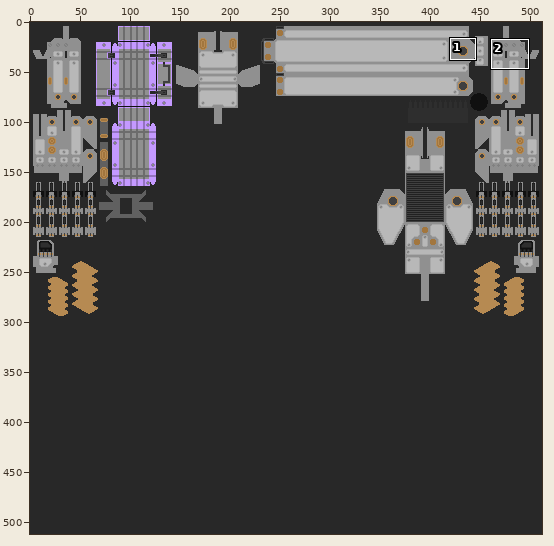
Pixel-art file, stored at exegesis_vrc_avatars/Assets/_exegesis/ncho/ncho_tex/ncho_props/ncho_props.aseprite. Above: a wide view before the commit, with the close-up outlined.
Close-up. First the earlier version:
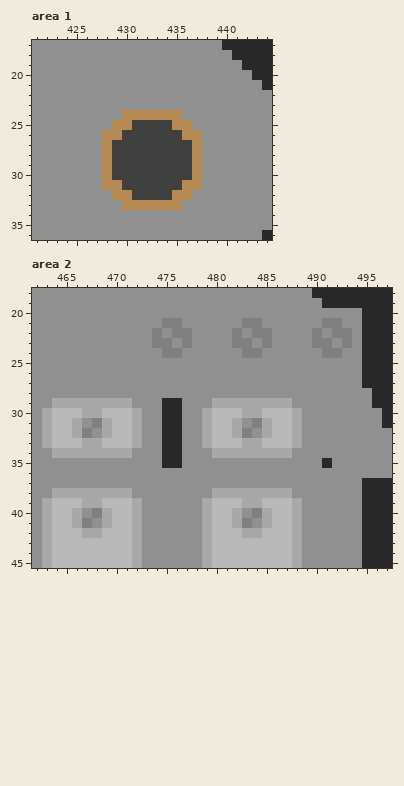
512x512 pixels, 1 frame. Colours within 5 levels of each other are drawn and written as one. Shown: area 1: x 421..444, y 17..36; area 2: x 462..497, y 18..45. The commit also changed other parts of the picture, which this record leaves out.
Now the later version:
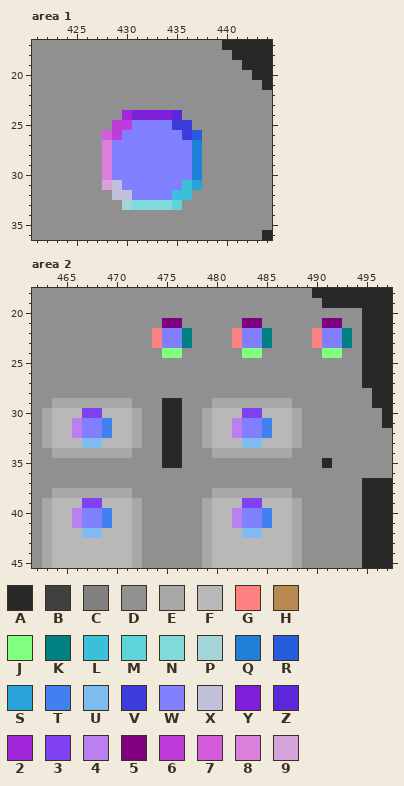
Palette (. is transparent): A #282828  B #404040  C #808080  D #909090  E #a8a8a8  F #b8b8b8  G #ff8080  H #b68a52  J #80ff80  K #008080  L #3cc0da  M #5cd4da  N #80dada  P #a3d4da  Q #1f80da  R #275cda  S #27a3da  T #4280f1  U #7fbaf1  V #3c3cda  W #8080ff  X #c0c0da  Y #801fda  Z #5c27da  2 #a327da  3 #8042f1  4 #ba7ff1  5 #800080  6 #c03cda  7 #d35cda  8 #da80da  9 #d4a3da
Edits made:
layer "normal/arm_pack_normal/fasteners_normal" now shown
layer "normal/arm_pack_normal/cone_normal" now shown
layer "normal/manuver_pack_normal/joints_normal" now shown
Area 1, layer "normal/manuver_pack_normal/joints_normal":
Colour 2 replaces colour H in row 24 at x 430.
Colour 6 replaces colour H in row 25 at x 429 to 430; in row 26 at x 429.
Colour 7 replaces colour H in row 26 at x 428.
Colour 8 replaces colour H in rows 27 to 30 at x 428.
Colour 9 replaces colour H in row 31 at x 428.
Colour L replaces colour H in row 31 at x 436; in row 32 at x 435 to 436.
Colour M replaces colour H in row 33 at x 435.
Colour N replaces colour H in row 33 at x 431 to 434.
Colour P replaces colour H in row 33 at x 430.
Colour Q replaces colour H in rows 27 to 30 at x 437.
Colour R replaces colour H in row 26 at x 437.
Colour S replaces colour H in row 31 at x 437.
Colour V replaces colour H in row 25 at x 435 to 436; in row 26 at x 436.
Colour W replaces colour B in row 25 at x 431 to 434; in row 26 at x 430 to 435; in rows 27 to 30 at x 429 to 436; in row 31 at x 430 to 435; in row 32 at x 431 to 434.
Colour X replaces colour H in row 31 at x 429; in row 32 at x 429 to 430.
Colour Y replaces colour H in row 24 at x 431 to 434.
Colour Z replaces colour H in row 24 at x 435.
Area 2, layers "normal/arm_pack_normal/cone_normal", "normal/arm_pack_normal/fasteners_normal":
Colour 3 replaces colour E in row 30 at x 467 to 468 and 483 to 484; in row 39 at x 467 to 468 and 483 to 484.
Colour 4 replaces colour E in rows 31 to 32 at x 466 and 482; in rows 40 to 41 at x 466 and 482.
Colour 5 replaces colour C in row 21 at x 475 to 476, 483 to 484 and 491 to 492.
Colour G replaces colour C in rows 22 to 23 at x 474, 482 and 490.
Colour J replaces colour C in row 24 at x 475 to 476, 483 to 484 and 491 to 492.
Colour K replaces colour C in rows 22 to 23 at x 477, 485 and 493.
Colour T replaces colour E in rows 31 to 32 at x 469 and 485; in rows 40 to 41 at x 469 and 485.
Colour U replaces colour E in row 33 at x 467 to 468 and 483 to 484; in row 42 at x 467 to 468 and 483 to 484.
Colour W replaces colour C in row 22 at x 476, 484 and 492; in row 23 at x 475, 483 and 491; in row 31 at x 468 and 484; in row 32 at x 467 and 483; in row 40 at x 468 and 484; in row 41 at x 467 and 483.
Colour W replaces colour D in row 22 at x 475, 483 and 491; in row 23 at x 476, 484 and 492; in row 31 at x 467 and 483; in row 32 at x 468 and 484; in row 40 at x 467 and 483; in row 41 at x 468 and 484.
Pixel boxes of the changes (left, top, right, bottom) in both close-ups:
changed: (102, 110, 202, 210)
changed: (152, 318, 272, 358)
changed: (312, 318, 352, 358)
changed: (72, 408, 112, 448)
changed: (232, 408, 272, 448)
changed: (72, 498, 112, 538)
changed: (232, 498, 272, 538)
